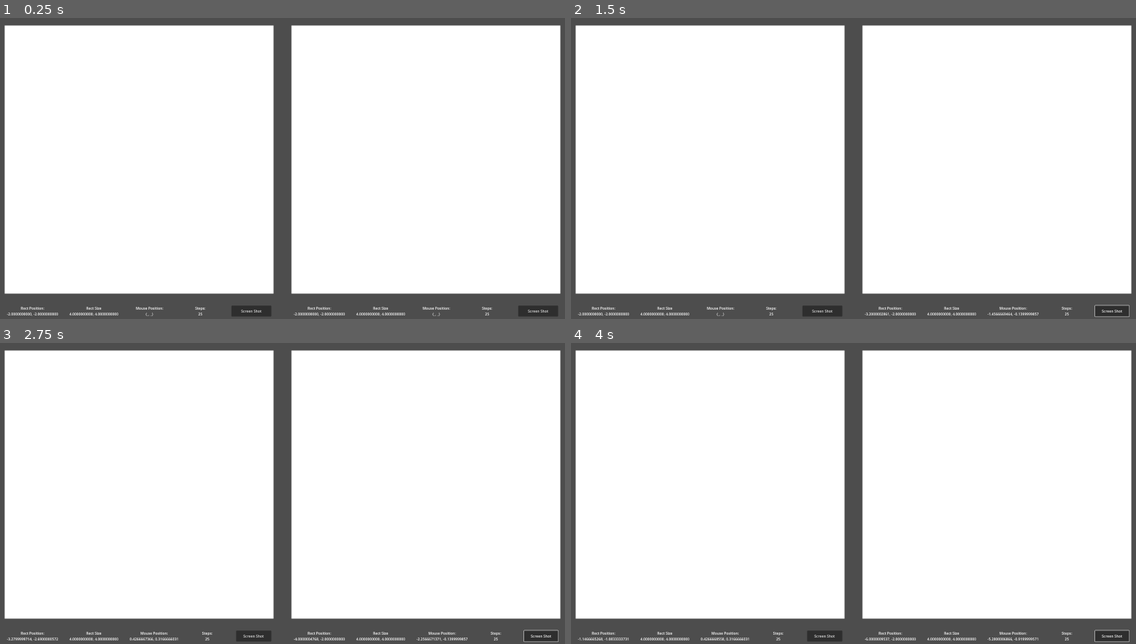
Above: before the commit, frames 1-4 (two rows, left to right).
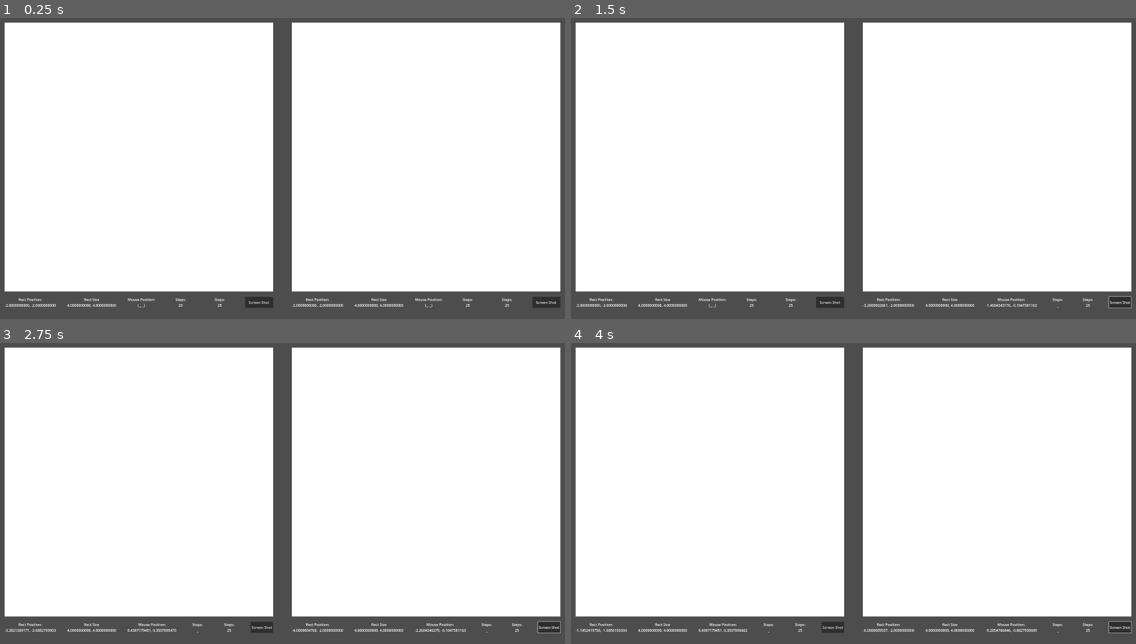
Above: after the commit, the same moments.

Repository: kirkatia98/mandelbrot
Game: Godot game, scene res://root.tscn
Two runs of this game, one before a commit and one after it. Both use one fixed random seed, a clock stepped at 60 frames per second and the inputs below.
Inputs (mouse positions are in pixels of both pictures, inside the frame that each line leads up to):
- Up to frame 1 (0.25 s): no input
- Up to frame 2 (1.5 s): click "Screen Shot" at 0.5 s; tap Enter at 1.25 s; move the mouse to (977, 150) at 1.27 s; hold Right (ui_right) from 1.28 s (still down); click (977, 150) at 1.42 s
- Up to frame 3 (2.75 s): release Right (ui_right) at 2 s; tap Space at 2 s; drag from (169, 505) to (254, 550) at 2.02 s
- Up to frame 4 (4 s): tap Enter at 2.75 s; move the mouse to (910, 421) at 2.77 s; hold Right (ui_right) 2.78-3.5 s; click (910, 421) at 2.92 s; tap Space at 3.5 s; drag from (825, 550) to (684, 445) at 3.52 s

The runs differ from the first frame. In frame 1, 3.9% of the frame differs, in the area x 0-100%, y 1-100%; in frame 2, 4.0%; in frame 3, 4.0%; in frame 4, 4.1%.

Commit message:
containers now respond dynamically to resizing

Diff:
--- a/fractal.gd
+++ b/fractal.gd
@@ -9,9 +9,7 @@
 
 @export var color_rect : ColorRect
 
-@export var shader_material : ShaderMaterial:
-	set(val):
-		shader_material = val
+@export var shader_material : ShaderMaterial
 
 
 @export_group("Shader Paramaters")
@@ -48,7 +46,8 @@
 @export var RP : Label
 @export var RS : Label
 @export var MP : Label
-@export var ST : Label
+@export var ES : Label
+@export var MS : Label
 
 
 @onready var dragging : bool = false
@@ -76,7 +75,9 @@
 	# Set Debug Hints
 	RP.text = "Rect Position:\n" + fmt_str_long % [rect_position.x, rect_position.y]
 	RS.text = "Rect Size\n" + fmt_str_long % [rect_size.x, rect_size.y]
-	ST.text = "Steps:\n%d" % scale_iterations()
+	ES.text = "Steps:\n_"
+	MS.text = "Steps:\n%d" % scale_iterations()
+
 
 
 	var mp_text = "(_, _)"
--- a/fractal.tscn
+++ b/fractal.tscn
@@ -1,71 +1,82 @@
-[gd_scene load_steps=5 format=3 uid="uid://ctmsc8syid57c"]
+[gd_scene load_steps=4 format=3 uid="uid://ctmsc8syid57c"]
 
-[ext_resource type="Script" path="res://fractal.gd" id="1_528h7"]
+[ext_resource type="Script" path="res://fractal.gd" id="2_cw1qa"]
 [ext_resource type="Material" uid="uid://3uw8qk1x64iy" path="res://shader_code/shader.tres" id="2_mqpwo"]
-[ext_resource type="Texture2D" uid="uid://uvuajd2ecq45" path="res://palettes/twilight-5-1x.png" id="3_qgs41"]
 [ext_resource type="Shader" path="res://shader_code/sample.gdshader" id="4_lsovt"]
 
-[node name="Fractal" type="Control" node_paths=PackedStringArray("subviewport", "color_rect", "TL", "TR", "BR", "BL", "RP", "RS", "MP", "ST")]
+[node name="Fractal" type="Control" node_paths=PackedStringArray("subviewport", "color_rect", "TL", "TR", "BR", "BL", "RP", "RS", "MP", "ES", "MS")]
 material = ExtResource("2_mqpwo")
 layout_mode = 3
-anchor_right = 0.5
+anchors_preset = 15
+anchor_right = 1.0
 anchor_bottom = 1.0
+grow_horizontal = 2
 grow_vertical = 2
-script = ExtResource("1_528h7")
-subviewport = NodePath("VBoxContainer/MarginContainer/SubViewportContainer/SubViewport")
-color_rect = NodePath("VBoxContainer/MarginContainer/SubViewportContainer/SubViewport/ColorRect")
+script = ExtResource("2_cw1qa")
+subviewport = NodePath("MarginContainer/VBoxContainer/PanelContainer/SubViewportContainer/SubViewport")
+color_rect = NodePath("MarginContainer/VBoxContainer/PanelContainer/SubViewportContainer/SubViewport/ColorRect")
 shader_material = ExtResource("2_mqpwo")
-palette_image = ExtResource("3_qgs41")
-TL = NodePath("VBoxContainer/MarginContainer/Boundary Coordinates/TopLeft")
-TR = NodePath("VBoxContainer/MarginContainer/Boundary Coordinates/TopRight")
-BR = NodePath("VBoxContainer/MarginContainer/Boundary Coordinates/BottomRight")
-BL = NodePath("VBoxContainer/MarginContainer/Boundary Coordinates/BottomLeft")
-RP = NodePath("VBoxContainer/Debug Hints/VBoxContainer/Rect Position")
-RS = NodePath("VBoxContainer/Debug Hints/VBoxContainer/Rect Size")
-MP = NodePath("VBoxContainer/Debug Hints/VBoxContainer/Mouse Position")
-ST = NodePath("VBoxContainer/Debug Hints/VBoxContainer/Steps")
+TL = NodePath("MarginContainer/VBoxContainer/PanelContainer/Boundary Coordinates/TopLeft")
+TR = NodePath("MarginContainer/VBoxContainer/PanelContainer/Boundary Coordinates/TopRight")
+BR = NodePath("MarginContainer/VBoxContainer/PanelContainer/Boundary Coordinates/BottomRight")
+BL = NodePath("MarginContainer/VBoxContainer/PanelContainer/Boundary Coordinates/BottomLeft")
+RP = NodePath("MarginContainer/VBoxContainer/Debug Hints/Rect Position")
+RS = NodePath("MarginContainer/VBoxContainer/Debug Hints/Rect Size")
+MP = NodePath("MarginContainer/VBoxContainer/Debug Hints/Mouse Position")
+ES = NodePath("MarginContainer/VBoxContainer/Debug Hints/Escape Steps")
+MS = NodePath("MarginContainer/VBoxContainer/Debug Hints/Max Steps")
 
 [node name="ResourcePreloader" type="ResourcePreloader" parent="."]
 resources = [PackedStringArray("sample", "shader"), [ExtResource("4_lsovt"), ExtResource("2_mqpwo")]]
 
-[node name="VBoxContainer" type="VBoxContainer" parent="."]
+[node name="MarginContainer" type="MarginContainer" parent="."]
 layout_mode = 1
 anchors_preset = 15
 anchor_right = 1.0
 anchor_bottom = 1.0
 grow_horizontal = 2
 grow_vertical = 2
-
-[node name="MarginContainer" type="MarginContainer" parent="VBoxContainer"]
-layout_mode = 2
 theme_override_constants/margin_left = 40
 theme_override_constants/margin_top = 50
 theme_override_constants/margin_right = 40
 theme_override_constants/margin_bottom = 50
 
-[node name="SubViewportContainer" type="SubViewportContainer" parent="VBoxContainer/MarginContainer"]
+[node name="VBoxContainer" type="VBoxContainer" parent="MarginContainer"]
+layout_mode = 2
+theme_override_constants/separation = 25
+
+[node name="PanelContainer" type="PanelContainer" parent="MarginContainer/VBoxContainer"]
+layout_mode = 2
+size_flags_vertical = 3
+
+[node name="SubViewportContainer" type="SubViewportContainer" parent="MarginContainer/VBoxContainer/PanelContainer"]
+layout_mode = 2
+stretch = true
+
+[node name="SubViewport" type="SubViewport" parent="MarginContainer/VBoxContainer/PanelContainer/SubViewportContainer"]
+handle_input_locally = false
+size = Vector2i(2480, 1203)
+render_target_update_mode = 4
+
+[node name="ColorRect" type="ColorRect" parent="MarginContainer/VBoxContainer/PanelContainer/SubViewportContainer/SubViewport"]
+material = ExtResource("2_mqpwo")
+custom_minimum_size = Vector2(100, 100)
+anchors_preset = 15
+anchor_right = 1.0
+anchor_bottom = 1.0
+grow_horizontal = 2
+grow_vertical = 2
+
+[node name="Boundary Coordinates" type="Control" parent="MarginContainer/VBoxContainer/PanelContainer"]
 layout_mode = 2
 
-[node name="SubViewport" type="SubViewport" parent="VBoxContainer/MarginContainer/SubViewportContainer"]
-handle_input_locally = false
-size = Vector2i(1200, 1200)
-render_target_update_mode = 4
-
-[node name="ColorRect" type="ColorRect" parent="VBoxContainer/MarginContainer/SubViewportContainer/SubViewport"]
-material = ExtResource("2_mqpwo")
-offset_right = 1200.0
-offset_bottom = 1200.0
-
-[node name="Boundary Coordinates" type="Control" parent="VBoxContainer/MarginContainer"]
-layout_mode = 2
-
-[node name="TopLeft" type="Label" parent="VBoxContainer/MarginContainer/Boundary Coordinates"]
+[node name="TopLeft" type="Label" parent="MarginContainer/VBoxContainer/PanelContainer/Boundary Coordinates"]
 layout_mode = 1
 offset_right = 18.0
 offset_bottom = 23.0
 text = "(-2.000, -2.000)"
 
-[node name="TopRight" type="Label" parent="VBoxContainer/MarginContainer/Boundary Coordinates"]
+[node name="TopRight" type="Label" parent="MarginContainer/VBoxContainer/PanelContainer/Boundary Coordinates"]
 layout_mode = 1
 anchors_preset = 1
 anchor_left = 1.0
@@ -75,7 +86,7 @@
 grow_horizontal = 0
 text = "(2.000, -2.000)"
 
-[node name="BottomRight" type="Label" parent="VBoxContainer/MarginContainer/Boundary Coordinates"]
+[node name="BottomRight" type="Label" parent="MarginContainer/VBoxContainer/PanelContainer/Boundary Coordinates"]
 layout_mode = 1
 anchors_preset = 3
 anchor_left = 1.0
@@ -88,7 +99,7 @@
 grow_vertical = 0
 text = "(2.000, 2.000)"
 
-[node name="BottomLeft" type="Label" parent="VBoxContainer/MarginContainer/Boundary Coordinates"]
+[node name="BottomLeft" type="Label" parent="MarginContainer/VBoxContainer/PanelContainer/Boundary Coordinates"]
 layout_mode = 1
 anchors_preset = 2
 anchor_top = 1.0
@@ -98,16 +109,11 @@
 grow_vertical = 0
 text = "(2.000, 2.000)"
 
-[node name="Debug Hints" type="MarginContainer" parent="VBoxContainer"]
-layout_mode = 2
-theme_override_constants/margin_left = 50
-theme_override_constants/margin_right = 50
-
-[node name="VBoxContainer" type="HBoxContainer" parent="VBoxContainer/Debug Hints"]
+[node name="Debug Hints" type="HBoxContainer" parent="MarginContainer/VBoxContainer"]
 layout_mode = 2
 theme_override_constants/separation = 50
 
-[node name="Rect Position" type="Label" parent="VBoxContainer/Debug Hints/VBoxContainer"]
+[node name="Rect Position" type="Label" parent="MarginContainer/VBoxContainer/Debug Hints"]
 layout_mode = 2
 size_flags_horizontal = 3
 size_flags_vertical = 1
@@ -115,7 +121,7 @@
 -2.0000000000, -2.0000000000"
 horizontal_alignment = 1
 
-[node name="Rect Size" type="Label" parent="VBoxContainer/Debug Hints/VBoxContainer"]
+[node name="Rect Size" type="Label" parent="MarginContainer/VBoxContainer/Debug Hints"]
 layout_mode = 2
 size_flags_horizontal = 3
 size_flags_vertical = 1
@@ -123,7 +129,7 @@
 4.0000000000, 4.0000000000"
 horizontal_alignment = 1
 
-[node name="Mouse Position" type="Label" parent="VBoxContainer/Debug Hints/VBoxContainer"]
+[node name="Mouse Position" type="Label" parent="MarginContainer/VBoxContainer/Debug Hints"]
 layout_mode = 2
 size_flags_horizontal = 3
 size_flags_vertical = 1
@@ -131,7 +137,7 @@
 (_, _)"
 horizontal_alignment = 1
 
-[node name="Steps" type="Label" parent="VBoxContainer/Debug Hints/VBoxContainer"]
+[node name="Escape Steps" type="Label" parent="MarginContainer/VBoxContainer/Debug Hints"]
 layout_mode = 2
 size_flags_horizontal = 3
 size_flags_vertical = 1
@@ -139,9 +145,17 @@
 25"
 horizontal_alignment = 1
 
-[node name="Button" type="Button" parent="VBoxContainer/Debug Hints/VBoxContainer"]
+[node name="Max Steps" type="Label" parent="MarginContainer/VBoxContainer/Debug Hints"]
+layout_mode = 2
+size_flags_horizontal = 3
+size_flags_vertical = 1
+text = "Steps:
+25"
+horizontal_alignment = 1
+
+[node name="Button" type="Button" parent="MarginContainer/VBoxContainer/Debug Hints"]
 layout_mode = 2
 size_flags_horizontal = 3
 text = "Screen Shot"
 
-[connection signal="pressed" from="VBoxContainer/Debug Hints/VBoxContainer/Button" to="." method="save_png"]
+[connection signal="pressed" from="MarginContainer/VBoxContainer/Debug Hints/Button" to="." method="save_png"]
--- a/root.tscn
+++ b/root.tscn
@@ -26,7 +26,7 @@
 shader_parameter/rect_size = Vector2(4, 4)
 shader_parameter/palette_image = ExtResource("2_8tb86")
 
-[node name="Root" type="Control" node_paths=PackedStringArray("Mandlebrot", "Julia")]
+[node name="Root" type="Control"]
 layout_mode = 3
 anchors_preset = 15
 anchor_right = 1.0
@@ -34,37 +34,27 @@
 grow_horizontal = 2
 grow_vertical = 2
 script = ExtResource("1_wsftv")
-Mandlebrot = NodePath("Mandlebrot")
-Julia = NodePath("Julia")
-palette_image = ExtResource("2_8tb86")
-
-[node name="Mandlebrot" parent="." instance=ExtResource("2_45h1s")]
-material = SubResource("ShaderMaterial_3e100")
-layout_mode = 1
-anchor_left = 0.25
-anchor_top = 0.5
-anchor_right = 0.25
-anchor_bottom = 0.5
-offset_left = -600.0
-offset_top = -600.0
-offset_right = 600.0
-offset_bottom = 600.0
-shader_material = SubResource("ShaderMaterial_3e100")
-palette_image = ExtResource("2_8tb86")
-
-[node name="Julia" parent="." instance=ExtResource("2_45h1s")]
-material = SubResource("ShaderMaterial_aqy0j")
-layout_mode = 1
-anchor_left = 0.75
-anchor_top = 0.5
-anchor_right = 0.75
-anchor_bottom = 0.5
-offset_left = -600.0
-offset_top = -600.0
-offset_right = 600.0
-offset_bottom = 600.0
-shader_material = SubResource("ShaderMaterial_aqy0j")
 palette_image = ExtResource("2_8tb86")
 
 [node name="ResourcePreloader" type="ResourcePreloader" parent="."]
 resources = [PackedStringArray("julia", "lib", "mandlebrot", "sample", "shader"), [ExtResource("2_on53s"), ExtResource("6_wh37j"), ExtResource("7_ivmpv"), ExtResource("2_03xxk"), ExtResource("8_r5ohi")]]
+
+[node name="HBoxContainer" type="HBoxContainer" parent="."]
+layout_mode = 1
+anchors_preset = 15
+anchor_right = 1.0
+anchor_bottom = 1.0
+grow_horizontal = 2
+grow_vertical = 2
+
+[node name="Mandlebrot" parent="HBoxContainer" instance=ExtResource("2_45h1s")]
+material = SubResource("ShaderMaterial_3e100")
+layout_mode = 2
+size_flags_horizontal = 3
+shader_material = SubResource("ShaderMaterial_3e100")
+
+[node name="Julia" parent="HBoxContainer" instance=ExtResource("2_45h1s")]
+material = SubResource("ShaderMaterial_aqy0j")
+layout_mode = 2
+size_flags_horizontal = 3
+shader_material = SubResource("ShaderMaterial_aqy0j")
Not shown: 1 places in root.tscn that only renumber resources
Not shown: 1 places in shader_code/shader.tres that only renumber resources
